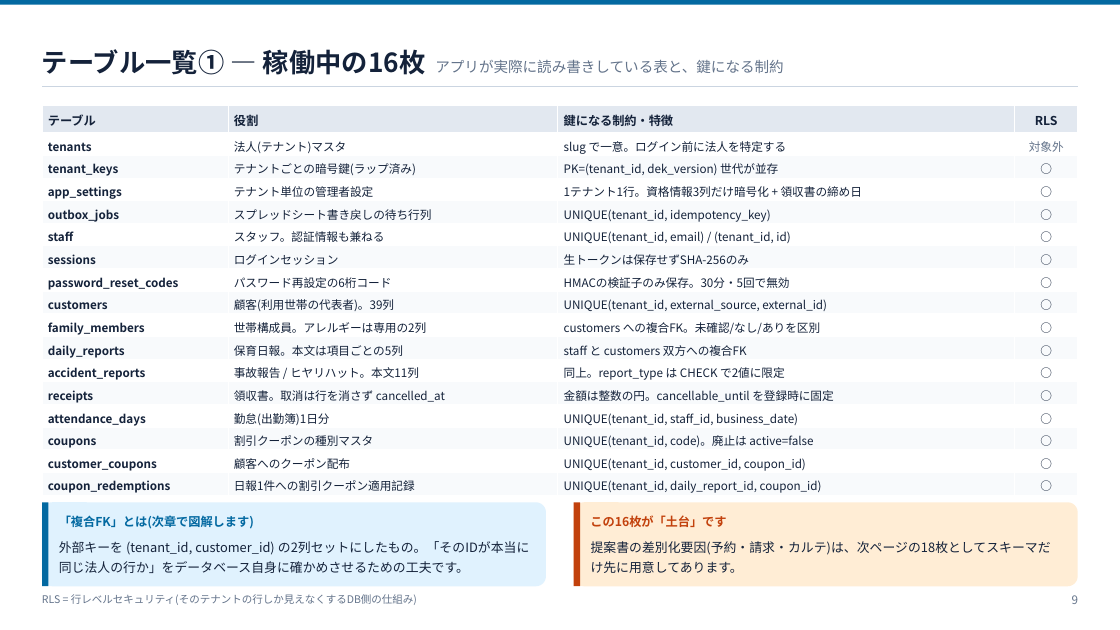
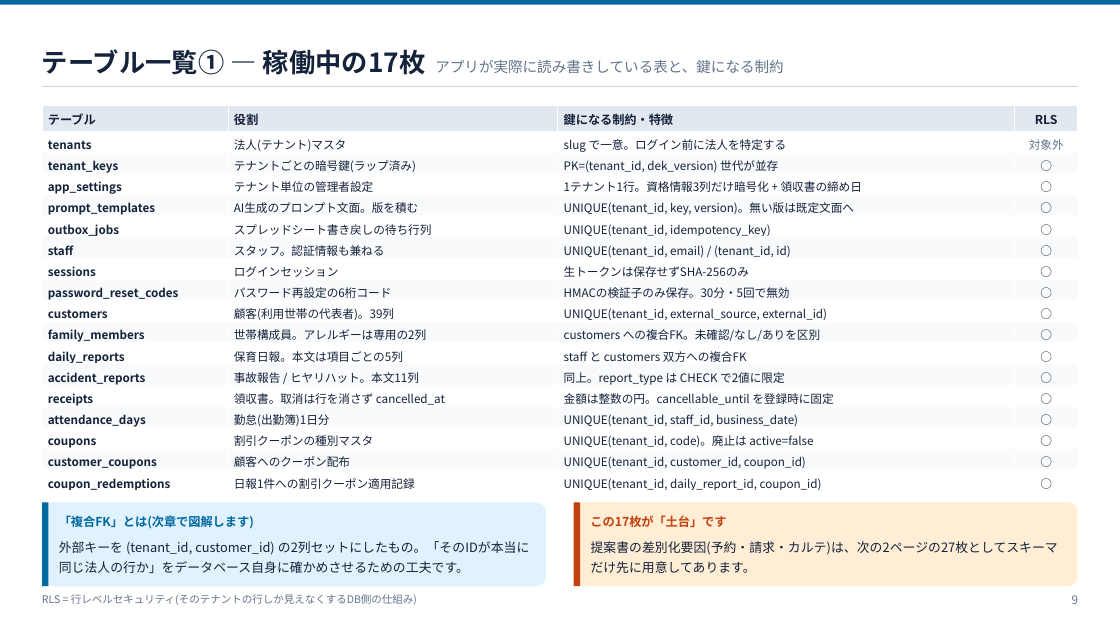
Before and after one commit to ohru131/katahimo-app, a slide deck: slide 9 of doc/slides/db-review.pptx. Drawn at 1120x630 pixels with LibreOffice and Linux fonts; fonts in the diff are those of the drawing. Boxes give left, top, right and bottom in pixels: in the first picture for what was removed or moved away, otherwise in the second. Text is boxed around its words. In the diff, an @@ line names an element or a change of style, - is before the commit and + after.

```diff
--- a/doc/slides/db-review.pptx
+++ b/doc/slides/db-review.pptx
@@ text at (42, 49, 783, 75): text changed @@
-テーブル一覧① — 稼働中の16枚 アプリが実際に読み書きしている表と、鍵になる制約
+テーブル一覧① — 稼働中の17枚 アプリが実際に読み書きしている表と、鍵になる制約
@@ table at (42, 105, 1079, 494) @@
+row 5: prompt_templates | AI生成のプロンプト文面。版を積む | UNIQUE(tenant_id, key, version)。無い版は既定文面へ | ○
@@ text at (590, 515, 726, 527): text changed @@
-この16枚が「土台」です
+この17枚が「土台」です
@@ text at (591, 541, 1058, 573): text changed @@
-提案書の差別化要因(予約・請求・カルテ)は、次ページの18枚としてスキーマだけ先に用意してあります。
+提案書の差別化要因(予約・請求・カルテ)は、次の2ページの27枚としてスキーマだけ先に用意してあります。
```
Also in this commit, not shown: 25 other slides changed, 1 slide added, 52 other files.
